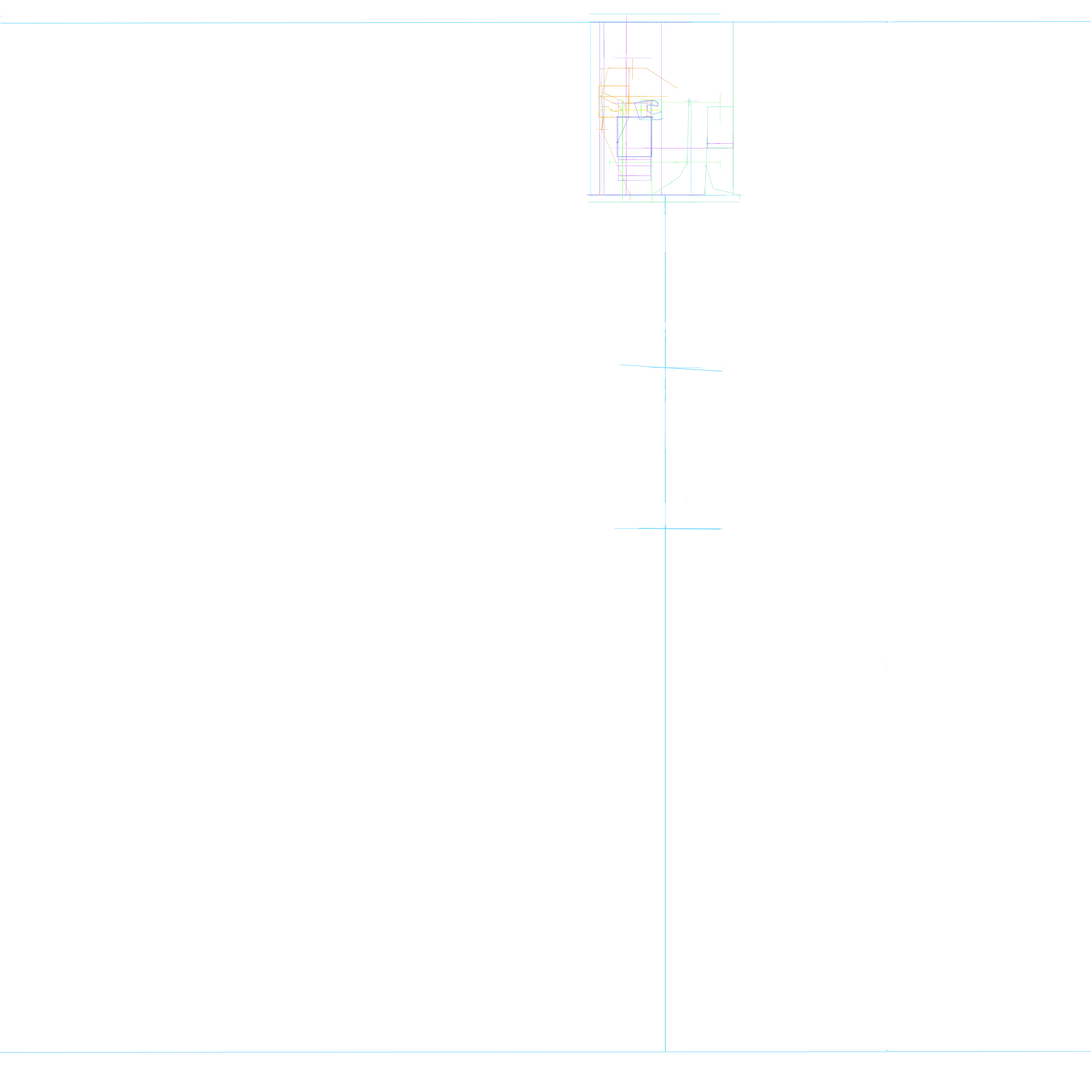
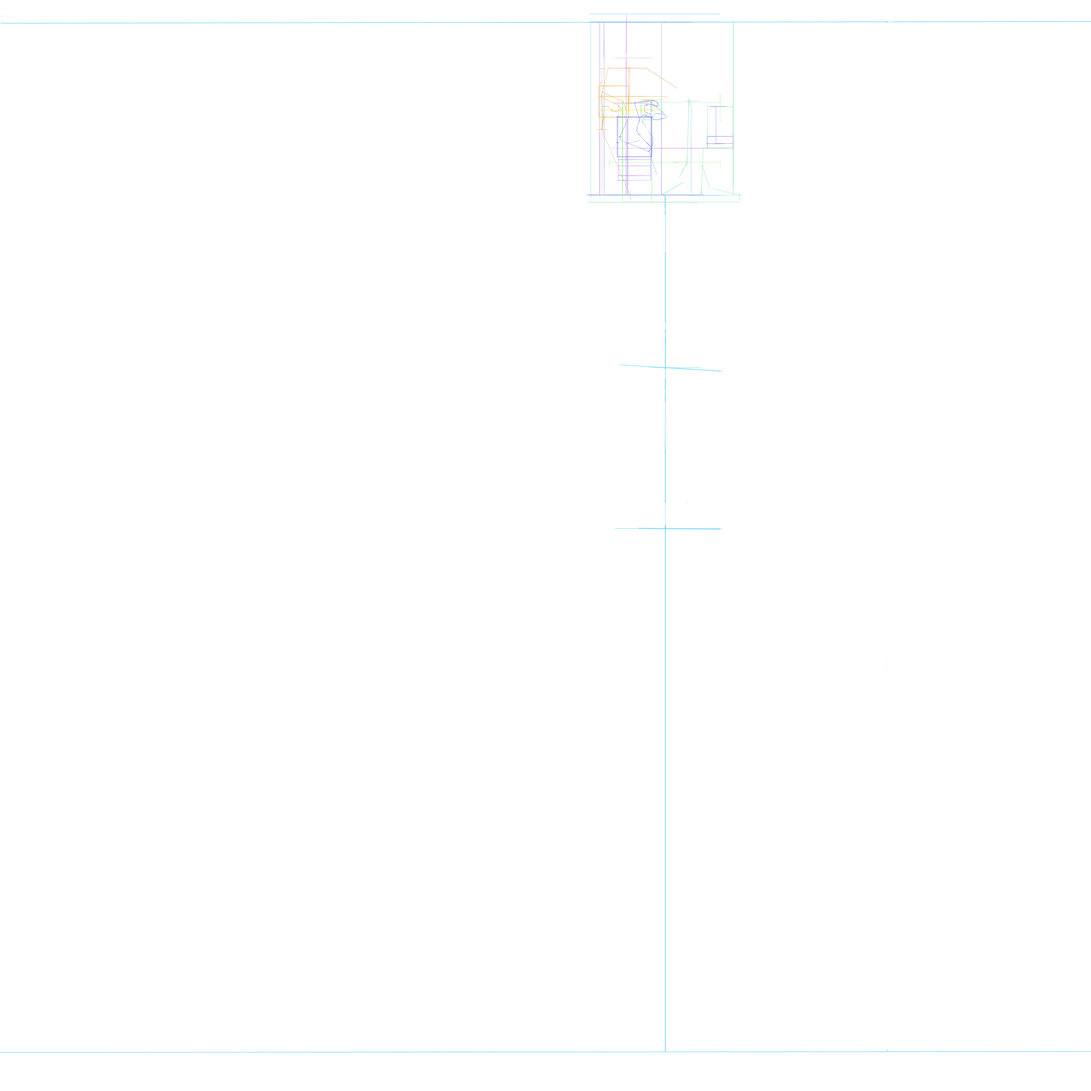
The second 1091×1091 image is a revision of the first. Changes to its layers:
added layer "Layer 100" above "Layer 98" over [618, 136, 734, 138]
painted on "Layer 98" over [616, 136, 621, 143]
added layer "Layer 101" above "Layer 96" over [627, 104, 711, 197]
painted on "Layer 96" over [646, 110, 668, 195]
removed layer "Layer 71" over [632, 58, 634, 80]
added layer "Layer 99" above "Layer 70" over [710, 106, 728, 145]
painted on "Layer 70" over [619, 104, 663, 193]
painted on "Layer 68" over [601, 113, 624, 118]
painted on "Layer 59" over [621, 140, 687, 196]
painted on "w - mồm" over [650, 133, 653, 140]
removed layer "Layer 62" over [634, 104, 714, 197]
painted on "Layer 75" over [638, 104, 669, 121]
